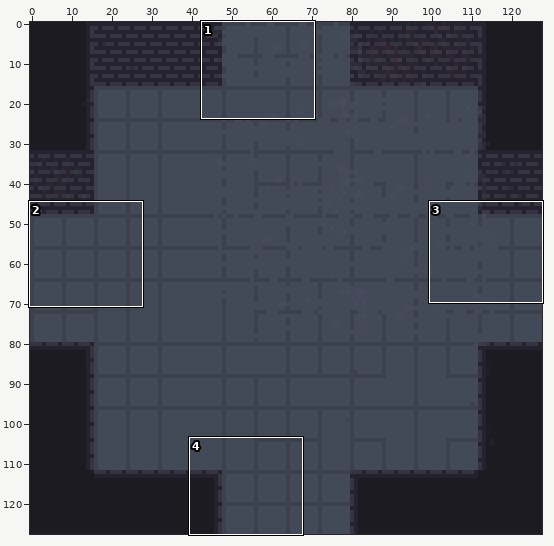
One commit to this sprite sheet: Assets/Graphics/room.png. The first picture is a wide view before the edit; the outline marks the close-up.
Close-up. Before:
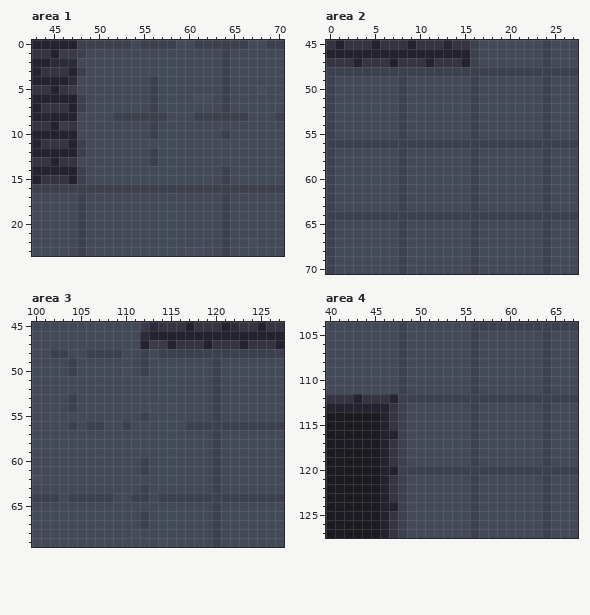
The file is 128x128 pixels. Colours within 5 levels of each other are drawn and written as one. Shown: area 1: x 43..70, y 0..23; area 2: x 0..27, y 45..70; area 3: x 100..127, y 45..69; area 4: x 40..67, y 104..127.
After the commit:
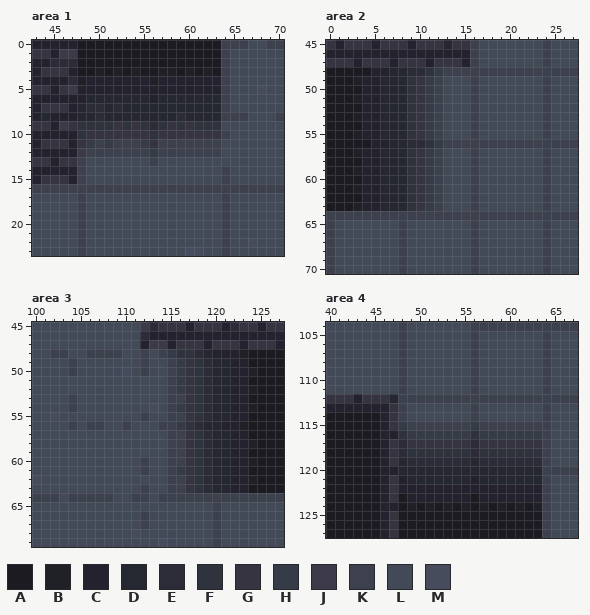
Palette (. is transparent): A #1c1b21  B #202027  C #24222e  D #252830  E #2c2b38  F #2e333d  G #373442  H #363c47  J #3c3a49  K #3c414d  L #424957  M #474c5d
Diff:
Changed rows in their new state; - is an unchanged pixel.
Area 1:
first column x 48:
 0 AAAAAAAAAAAAAAAA
 1 AAAAAAAAAAAAAAAA
 2 AAAAAAAAAAAAAAAA
 3 AABABABAABBABABA
 4 BCCCCCCCBCCCCCCC
 5 CCCCCCCCCCCCCCCC
 6 CDDDDDDDCDDDDDDD
 7 DEEDEDDDDDDDDDDD
 8 DDEDDDDDDDDEDDDD
 9 FFFFGFGFEFGFGFFF
10 FGGGGGGGFGGGGGGG
11 GHKHKKKHGKKKKKKK
12 JKKKKKKKHKKKKKKK
13 K---------------
Area 2:
first column x 0:
48 AAAAACCDDEEFH
49 AAABCCDDDFGHK
50 AAAACCDDDFGHK
51 AAABCCDDDFGHK
52 AAAACCDDDFGHK
53 AAABCCDDDFGHK
54 AAAACCDDDFGHK
55 AAABCCDDDFGHK
56 AAAAACCDDEEFH
57 AAABCCDDDFGHK
58 AAAACCDDDFGHK
59 AAABCCDDDFGHK
60 AAAACCDDDFGHK
61 AAABCCDDDFGHK
62 AAAACCDDDFGHK
63 AAABCCDDDFGHK
Area 3:
first column x 114:
48 -HFFEDCCCBAAAA
49 -KHGFEDDCCAAAA
50 -KHGFEDDCCBAAA
51 -KHGFEDDCCAAAA
52 -KHGFEDDCCBAAA
53 -KKGFEDDCCAAAA
54 -KHGFEDDCCBAAA
55 -KKGFEDDCCAAAA
56 KKHFEDDCCBAAAA
57 -KKGFEDDCCAAAA
58 -KKGFEDDCCBAAA
59 -KKGFEDDCCAAAA
60 -KKGFEDDCCBAAA
61 -KHGFEDDCCAAAA
62 -KKGFEDDCCBAAA
63 -KKGFEDDCCAAAA
Area 4:
first column x 48:
115 HKKKKKKKHKKKKKKK
116 FHHHHHHHFHHHHHHH
117 EGGGGGGGEGGGGGGG
118 EFFFFFFFEFFFFFFF
119 DEEEEEEEDEEEEEEE
120 DDDDDDDDDDDDDDDD
121 CDDDDDDDCDDDDDDD
122 CCCCCCCCCCCCCCCC
123 ACCCCCCCACCCCCCC
124 ABABABABABABABAB
125 AAAAAAAAAAAAAAAA
126 AAAAAAAAAAAAAAAA
127 AAAAAAAAAAAAAAAA
Where, in picture pixels (left, top, right, bottom), the same in both close-ups:
changed: (77, 40, 221, 166)
changed: (326, 67, 443, 211)
changed: (158, 349, 284, 493)
changed: (398, 421, 542, 538)
